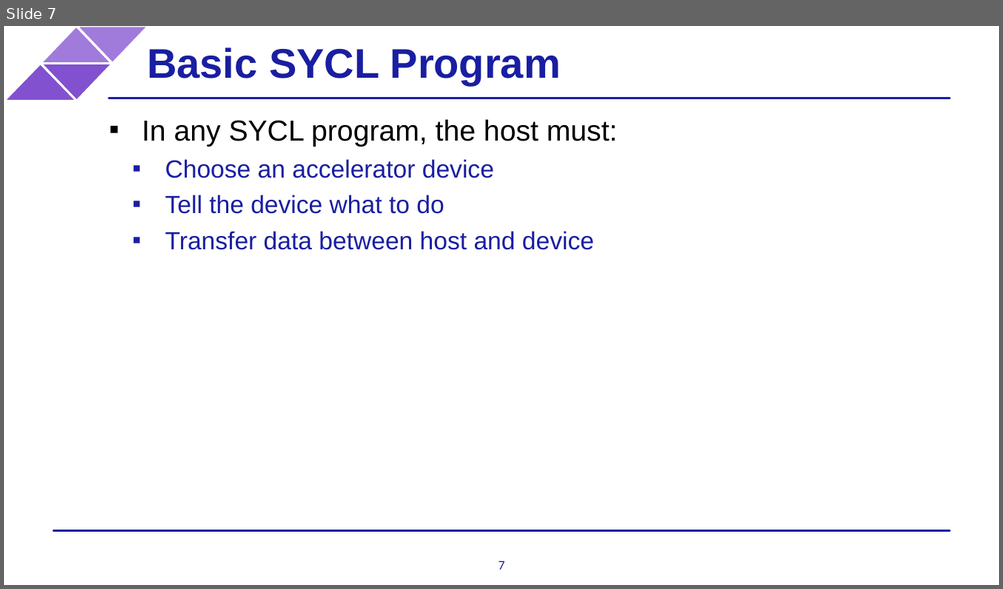
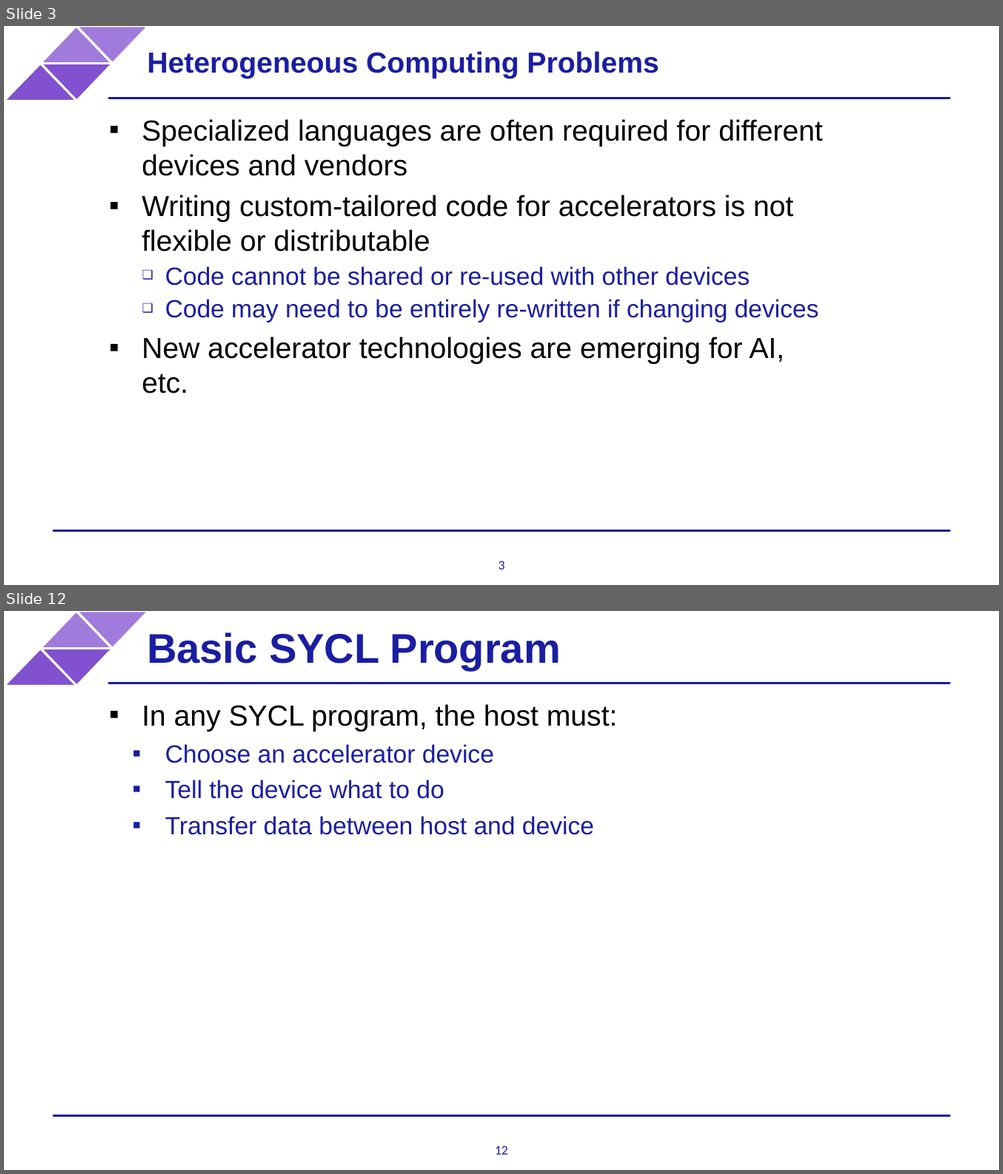
Before and after one commit to BenjaminMFindley/Reconfig-2-SYCL-DPCPP, a slide deck: Slides/SYCL intro.pptx. Shown one above the other, each under a label of ours: slide 7 before the commit, slides 3 and 12 after it; the slides between them are not shown. The pictures are 1003x589 and 1003x1174 pixels, drawn with LibreOffice and Linux fonts; fonts in the diff are those of the drawing; background and template pictures are left out. Boxes give left, top, right and bottom in pixels: in the first picture for what was removed or moved away, otherwise in the second. Text is boxed around its words. In the diff, an @@ line names an element or a change of style, - is before the commit and + after.

```diff
--- a/Slides/SYCL intro.pptx
+++ b/Slides/SYCL intro.pptx
@@ slide 3 added at [4,26,999,585], background #FFFFFF; not listed: 6 template elements that a slide beside it also shows @@
@@ title added at [147,51,658,79], 28 pt, text #191EA2, bold @@
+Heterogeneous Computing Problems
@@ text added at [142,119,822,394], 28 pt, text #000000 @@
+▪ Specialized languages are often required for different devices and vendors
+▪ Writing custom-tailored code for accelerators is not flexible or distributable
+  ❑ Code cannot be shared or re-used with other devices
+  ❑ Code may need to be entirely re-written if changing devices
+▪ New accelerator technologies are emerging for AI, etc.
@@ page number added at [498,561,505,570], 12.7 pt, text #191EA2 @@
+3
@@ what was slide 7 is now slide 12 @@
@@ page number at [495,1146,508,1155]: text changed @@
-7
+12
```
Also in this commit, not shown: 2 slides changed, 8 other slides added, 5 slides removed.
